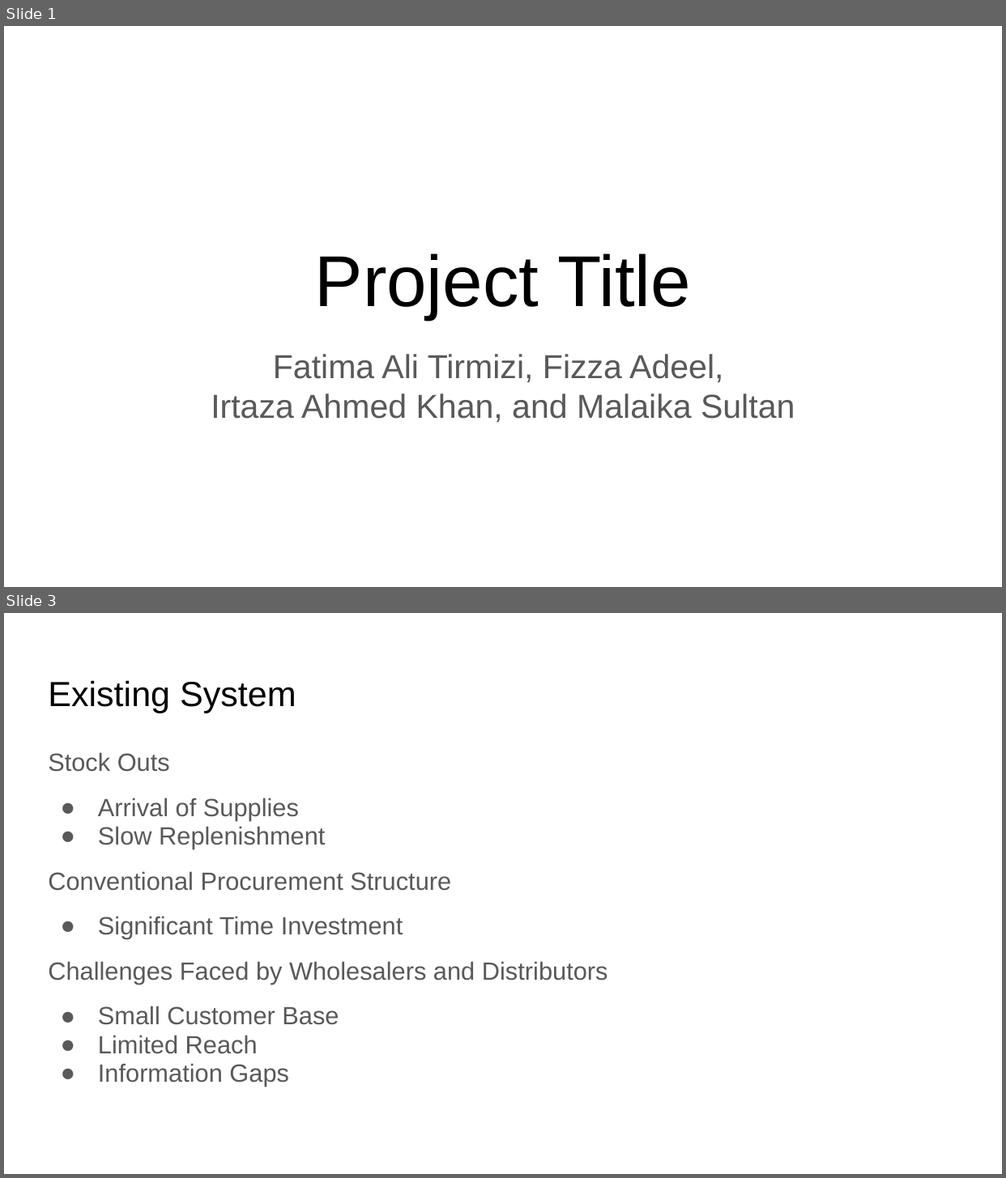
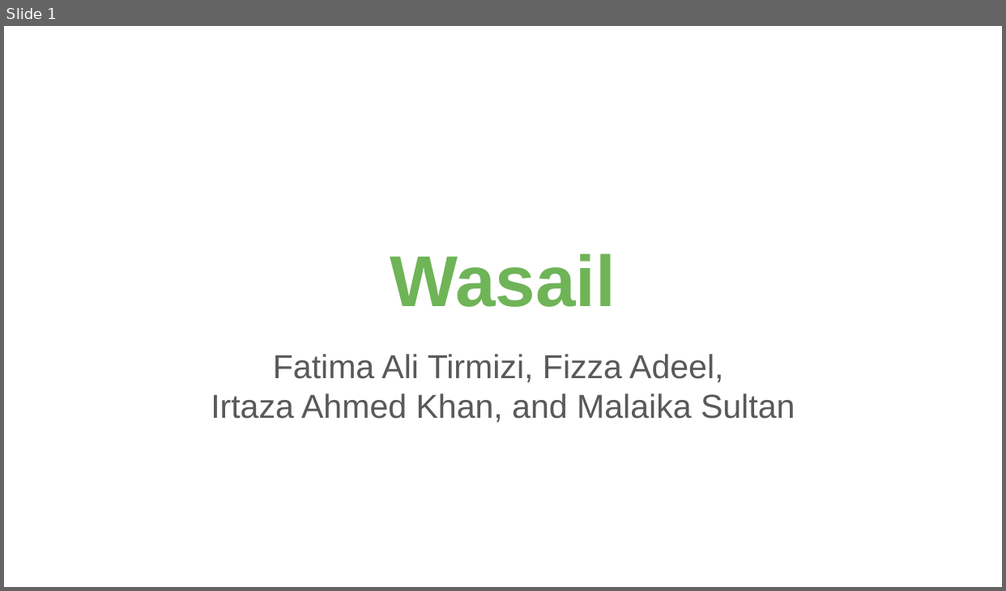
Before and after one commit to yrrebeere/prj-403, a slide deck: Project Proposal/Presentation/Presentation.pptx. Shown one above the other, each under a label of ours: slides 1 and 3 before the commit, slide 1 after it; the slides between them are not shown. The pictures are 1006x1178 and 1006x591 pixels, drawn with LibreOffice and Linux fonts; fonts in the diff are those of the drawing. Boxes give left, top, right and bottom in pixels: in the first picture for what was removed or moved away, otherwise in the second. Text is boxed around its words. In the diff, an @@ line names an element or a change of style, - is before the commit and + after.

```diff
--- a/Project Proposal/Presentation/Presentation.pptx
+++ b/Project Proposal/Presentation/Presentation.pptx
@@ slide 3 removed at [4,613,1002,1174], background #FFFFFF @@
@@ title removed at [48,680,296,713] @@
-Existing System
@@ text removed at [48,752,608,1086] @@
-Stock Outs
-● Arrival of Supplies
-● Slow Replenishment
-Conventional Procurement Structure
-● Significant Time Investment
-Challenges Faced by Wholesalers and Distributors
-● Small Customer Base
-● Limited Reach
-● Information Gaps
@@ slide 1 changed as well @@
@@ title at [390,254,616,307]: text changed; text colour #000000 to #6FB457; bold on @@
-Project Title
+Wasail
```
Also in this commit, not shown: 5 other slides changed, 9 slides added, 6 other slides removed, 1 other file.
